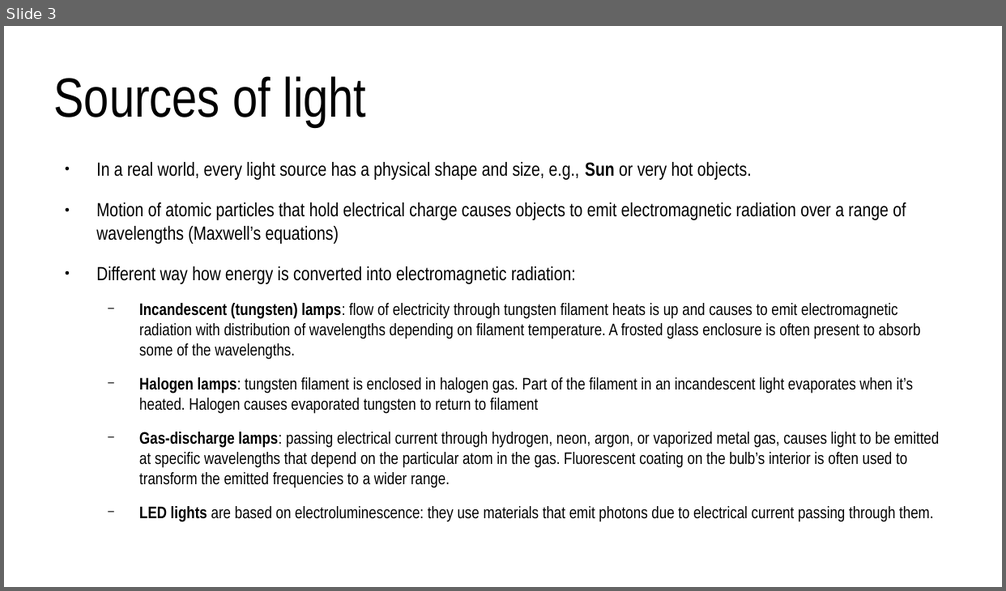
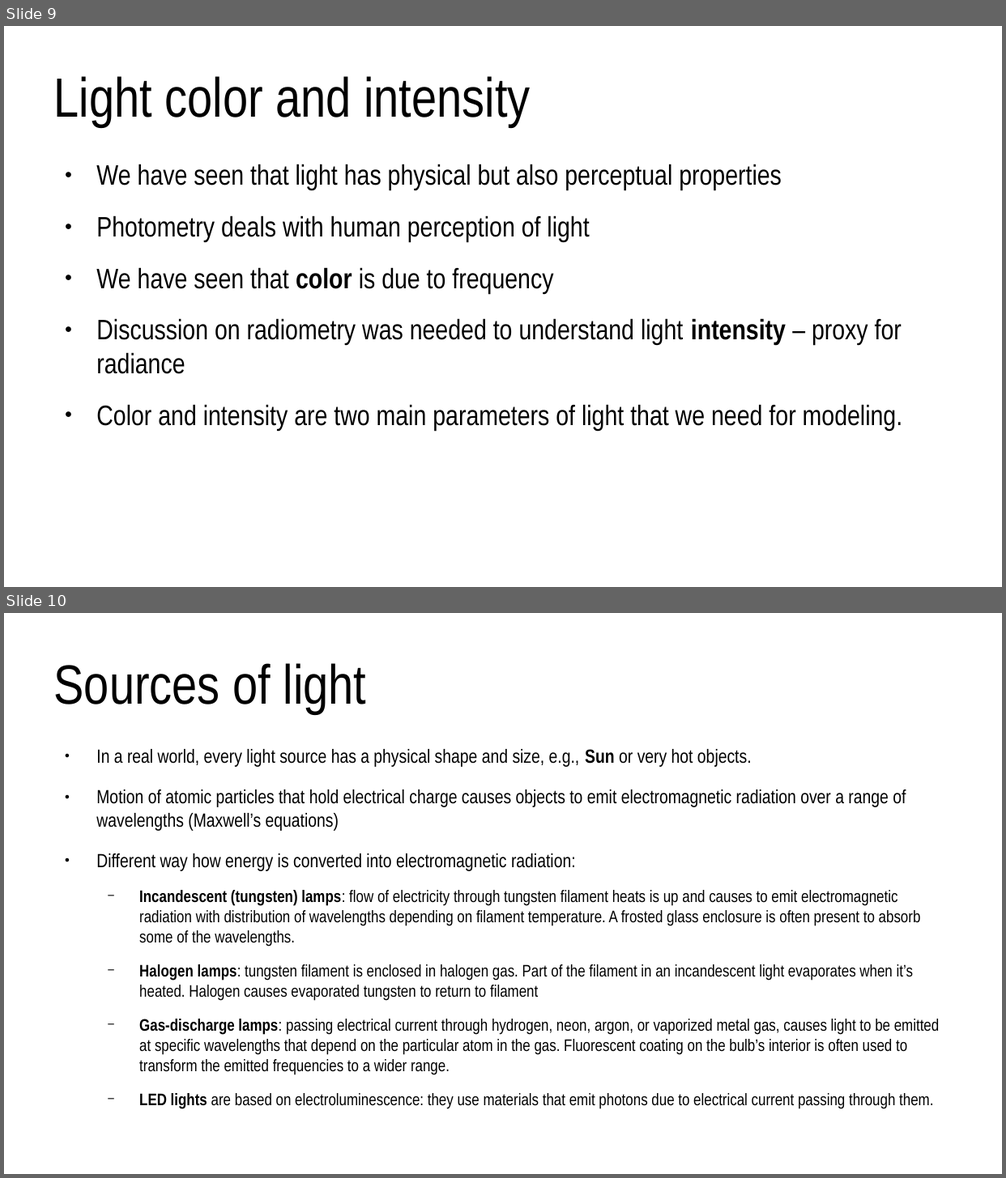
Before and after one commit to lorentzo/IntroductionToComputerGraphics, a slide deck: lectures/3_foundations_3d_scene/3_3_light.odp. Shown one above the other, each under a label of ours: slide 3 before the commit, slides 9 and 10 after it. The pictures are 1006x591 and 1006x1178 pixels, drawn with LibreOffice and Linux fonts; fonts in the diff are those of the drawing. Boxes give left, top, right and bottom in pixels: in the first picture for what was removed or moved away, otherwise in the second. Text is boxed around its words. In the diff, an @@ line names an element or a change of style, - is before the commit and + after.

Commit message:
light

```diff
--- a/lectures/3_foundations_3d_scene/3_3_light.odp
+++ b/lectures/3_foundations_3d_scene/3_3_light.odp
@@ slide 9 added at (x1=4, y1=26, x2=1002, y2=587), background #FFFFFF @@
@@ title added at (x1=54, y1=76, x2=530, y2=127), 44 pt, text #000000 @@
+Light color and intensity
@@ text added at (x1=96, y1=164, x2=903, y2=430), 22.4 pt, text #000000 @@
+● We have seen that light has physical but also perceptual properties
+● Photometry deals with human perception of light
+● We have seen that color is due to frequency
+● Discussion on radiometry was needed to understand light intensity – proxy for radiance
+● Color and intensity are two main parameters of light that we need for modeling.
@@ what was slide 3 is now slide 10 @@
```
Also in this commit, not shown: 2 slides changed, 12 other slides added, 1 slide removed, 3 other files.
